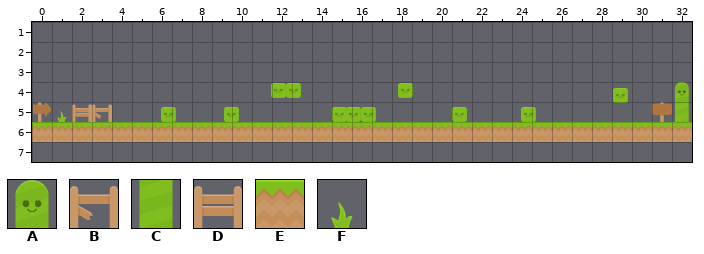
Tiled map: assets/level8.tmx. That is the earlier state.
Cells are 70x70 px. Shown: x 0..32, y 1..7.
Key: from "mytileset": A 3, B 5, C 8, D 21, E 23, F 24.
_ is an empty cell.
Layer "GroundLayer" before, first column x 0:
1 _________________________________
2 _________________________________
3 _________________________________
4 _________________________________
5 _________________________________
6 EEEEEEEEEEEEEEEEEEEEEEEEEEEEEEEEE
7 _________________________________
New version:
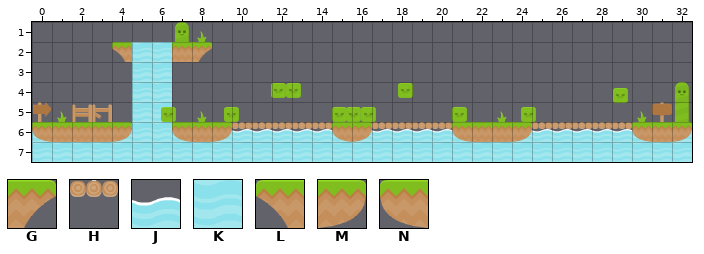
Further tiles: from "mytileset": G 0, H 7, J 13, K 15, L 28, M 32, N 33.
Changes in this commit:
Layer "BackgroundLayer":
y 1: x 7..8 __ -> AF
y 2: x 4..8 _____ -> LKKEG
y 3..4: x 5..6 __ -> KK
y 5: x 5..6 __ -> KK; x 8 _ -> F; x 23 _ -> F; x 30 _ -> F
y 6: x 0 _ -> J; x 4..7 ____ -> JKKJ; x 9..21 _____________ -> JJJJJJJJJJJJJ; x 24..30 _______ -> JJJJJJJ; x 32 _ -> J
y 7: x 0..32 _________________________________ -> KKKKKKKKKKKKKKKKKKKKKKKKKKKKKKKKK
Layer "GroundLayer":
y 6: x 0 E -> N; x 4..7 EEEE -> M__N; x 9..21 EEEEEEEEEEEEE -> MHHHHHNMHHHHN; x 24..30 EEEEEEE -> MHHHHHN; x 32 E -> M
